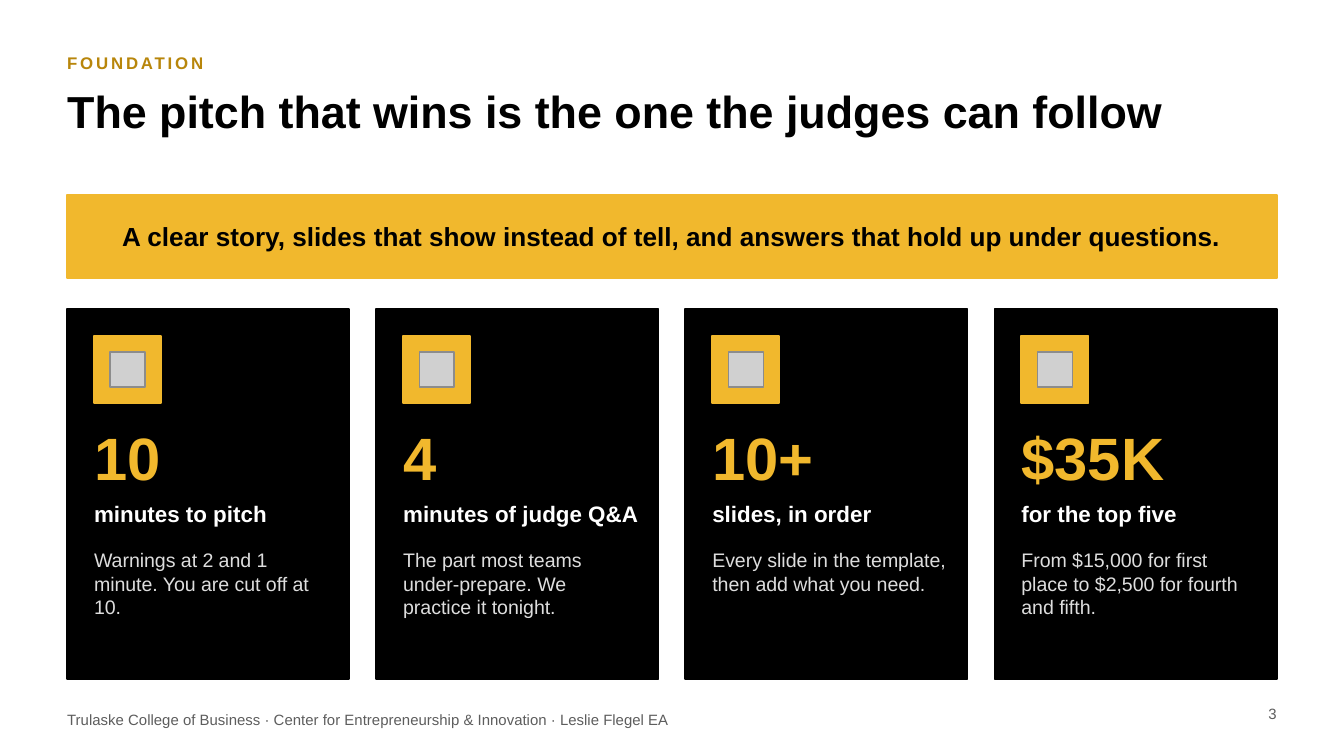
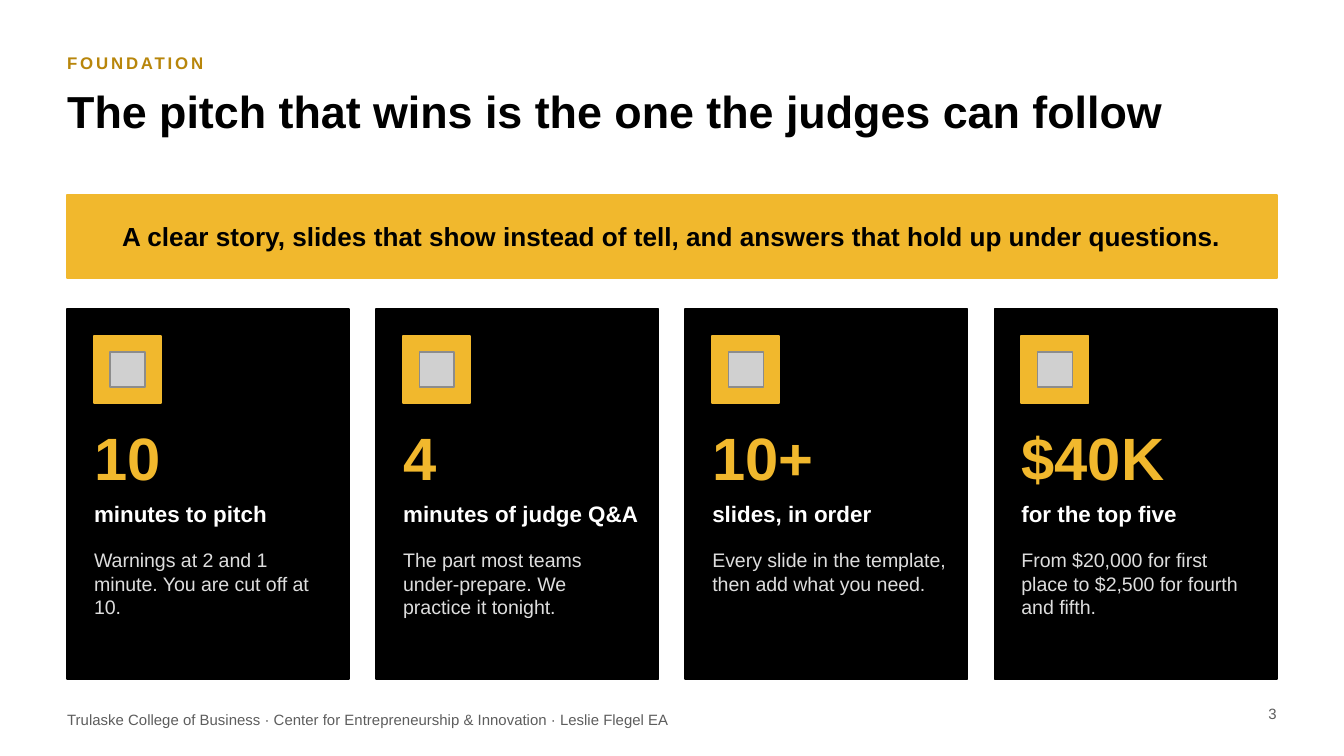
Before and after one commit to nfajors/CEI, a slide deck: slide 3 of assets/ea/ea-week6-learning-to-pitch.pptx. Drawn at 1344x756 pixels with LibreOffice and Linux fonts; fonts in the diff are those of the drawing; grey boxes stand for pictures. Boxes give left, top, right and bottom in pixels: in the first picture for what was removed or moved away, otherwise in the second. Text is boxed around its words. In the diff, an @@ line names an element or a change of style, - is before the commit and + after.

```diff
--- a/assets/ea/ea-week6-learning-to-pitch.pptx
+++ b/assets/ea/ea-week6-learning-to-pitch.pptx
@@ text at (1021, 435, 1164, 485): text changed @@
-$35K
+$40K
@@ text at (1021, 552, 1238, 614): text changed @@
-From $15,000 for first place to $2,500 for fourth and fifth.
+From $20,000 for first place to $2,500 for fourth and fifth.
```
Also in this commit, not shown: 1 other slide changed, 6 other files.
